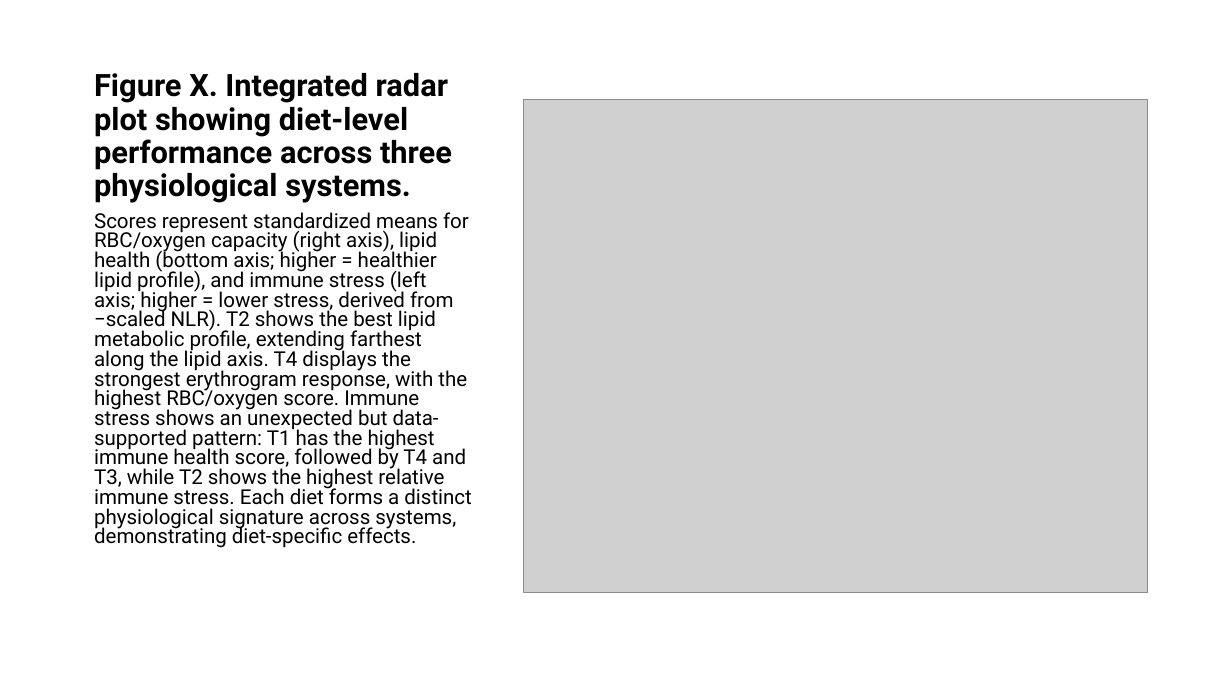
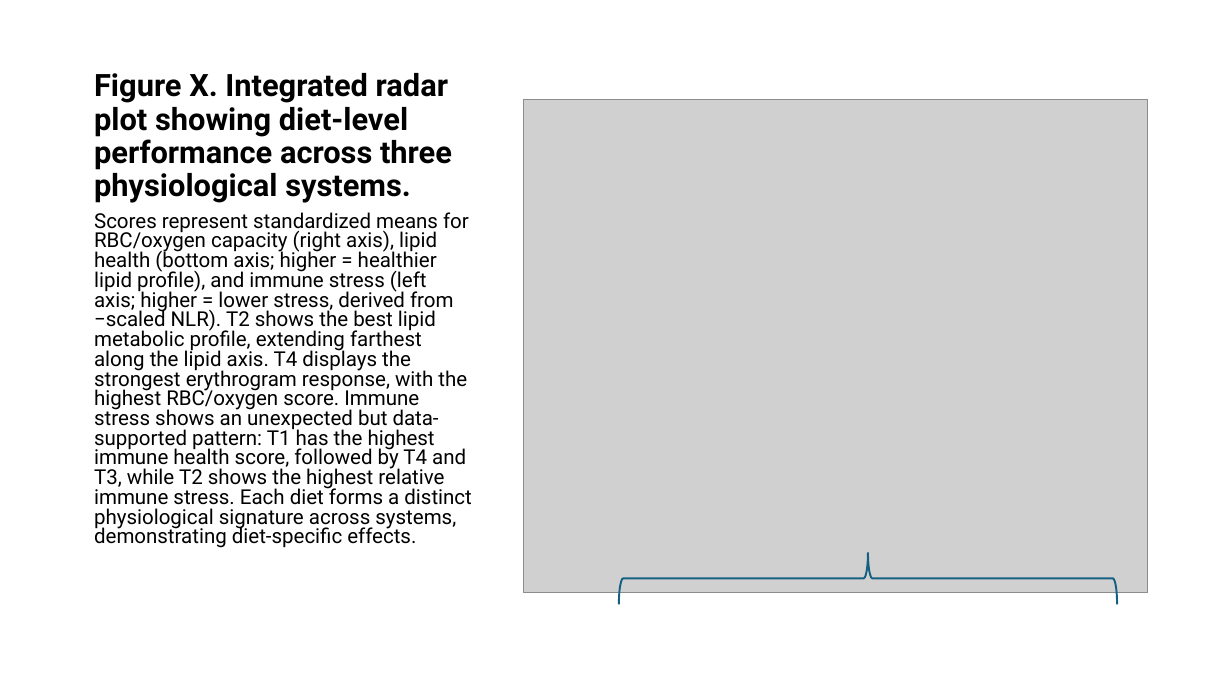
Before and after one commit to SY-CHIA-22/Guinea-Pig-data_2, a slide deck: slide 3 of Results/INITIAL PLOTS/GP2_PLOTS.pptx. Drawn at 1232x693 pixels with LibreOffice and Linux fonts; fonts in the diff are those of the drawing; grey boxes stand for pictures. Boxes give left, top, right and bottom in pixels: in the first picture for what was removed or moved away, otherwise in the second. Text is boxed around its words. In the diff, an @@ line names an element or a change of style, - is before the commit and + after.

```diff
--- a/Results/INITIAL PLOTS/GP2_PLOTS.pptx
+++ b/Results/INITIAL PLOTS/GP2_PLOTS.pptx
@@ right brace added at (619,552,1117,604), outline #156082 1.5 pt @@
```
Also in this commit, not shown: 13 other files.
